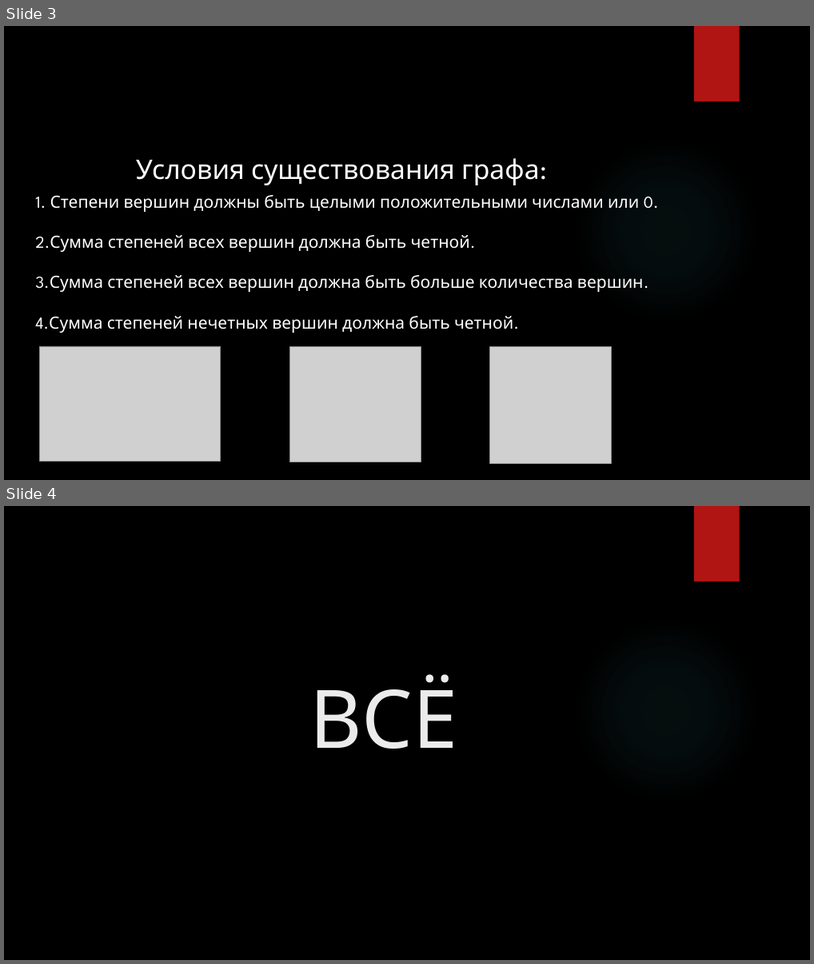
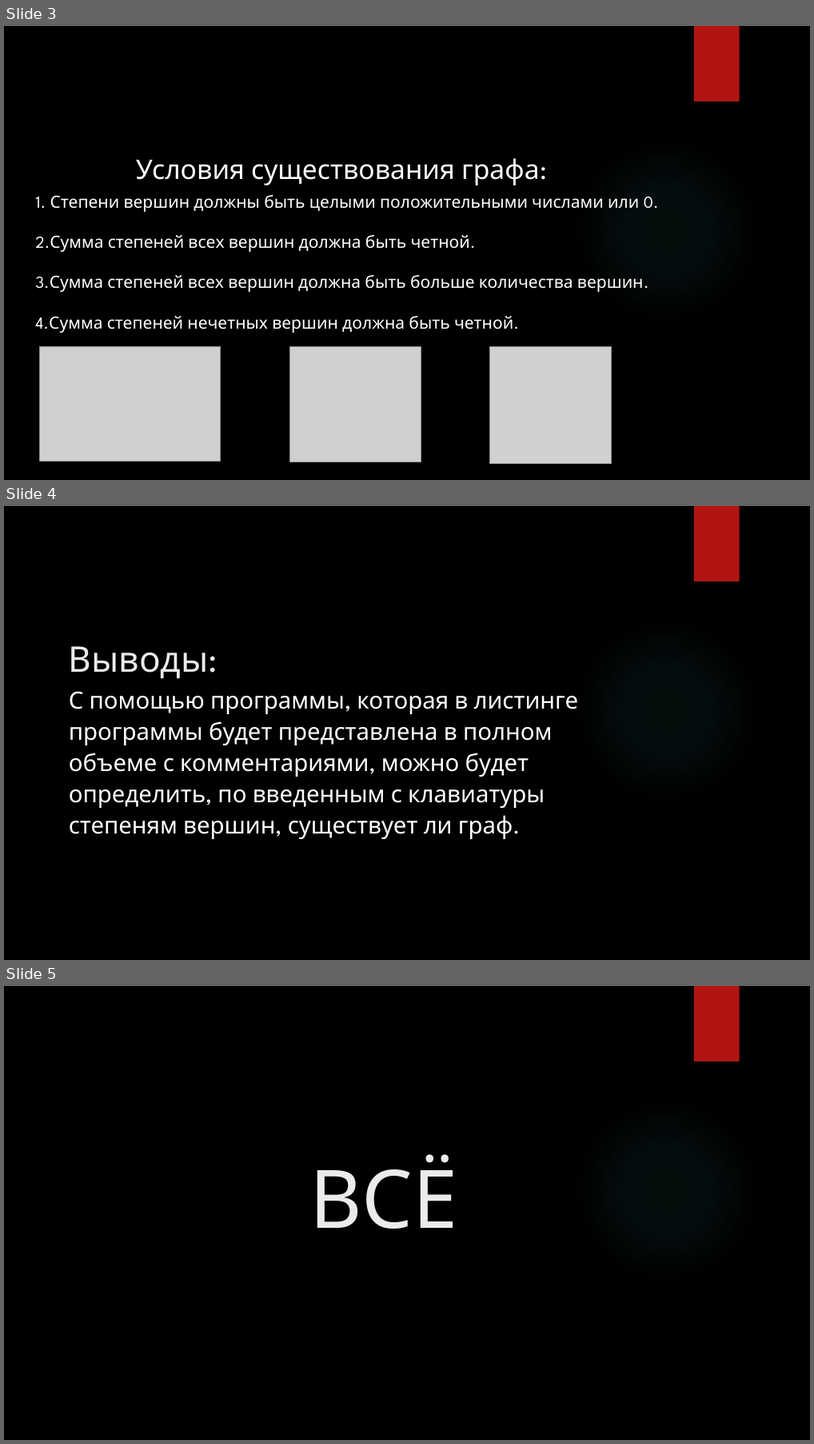
Before and after one commit to DoMoBeHo4eK/TeoriyaGrafofff, a slide deck: Графы.pptx. Shown one above the other, each under a label of ours: slides 3 and 4 before the commit, slides 3, 4 and 5 after it. The pictures are 814x964 and 814x1444 pixels, drawn with LibreOffice and Linux fonts; fonts in the diff are those of the drawing; grey boxes stand for pictures; background and template pictures are left out. Boxes give left, top, right and bottom in pixels: in the first picture for what was removed or moved away, otherwise in the second. Text is boxed around its words. In the diff, an @@ line names an element or a change of style, - is before the commit and + after.

```diff
--- a/Графы.pptx
+++ b/Графы.pptx
@@ slide 4 added at [4, 506, 810, 960], background picture (left out); not listed: 2 template elements that a slide beside it also shows @@
@@ title added at [69, 646, 209, 679], 42 pt, text #EBEBEB @@
+Выводы:
@@ text added at [69, 691, 579, 839], 28 pt, text #FFFFFF @@
+С помощью программы, которая в листинге программы будет представлена в полном объеме с комментариями, можно будет определить, по введенным с клавиатуры степеням вершин, существует ли граф.
@@ what was slide 4 is now slide 5 @@
```
